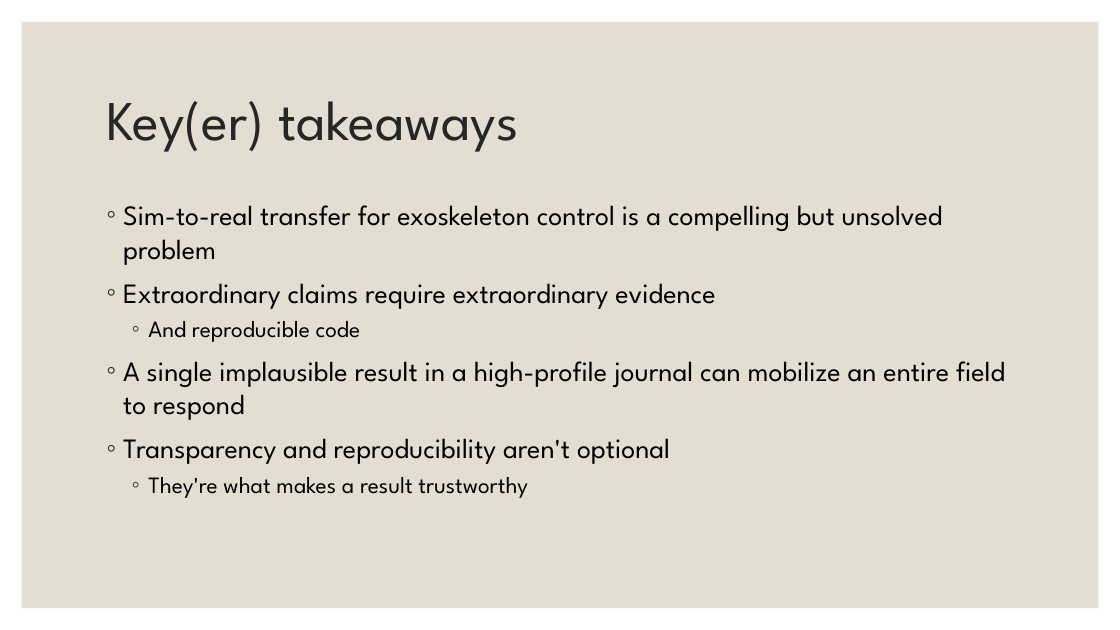
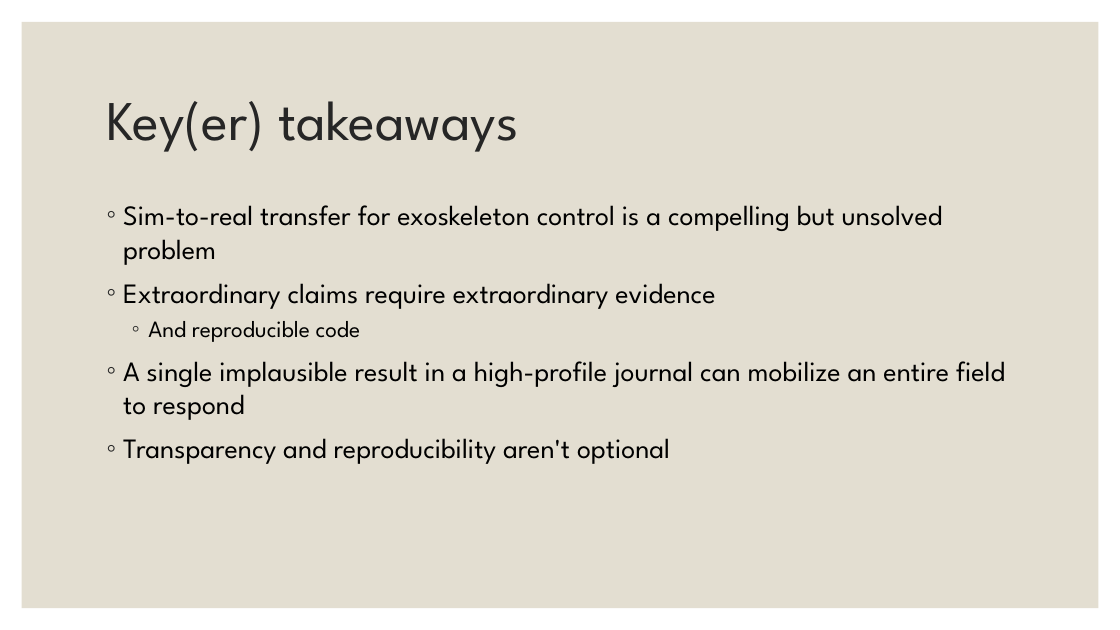
Before and after one commit to DominikTomaszZielinski/BME452FinalProj, a slide deck: slide 14 of Grad paper presentation/Dominik Zielinski BME452 Grad Paper Presentation.pptx. Drawn at 1120x630 pixels with LibreOffice and Linux fonts; fonts in the diff are those of the drawing. Boxes give left, top, right and bottom in pixels: in the first picture for what was removed or moved away, otherwise in the second. Text is boxed around its words. In the diff, an @@ line names an element or a change of style, - is before the commit and + after.

```diff
--- a/Grad paper presentation/Dominik Zielinski BME452 Grad Paper Presentation.pptx
+++ b/Grad paper presentation/Dominik Zielinski BME452 Grad Paper Presentation.pptx
@@ text at (148,477,528,498): paragraph removed @@
-  ◦ They're what makes a result trustworthy
```
Also in this commit, not shown: 5 other slides changed, 1 other file.
